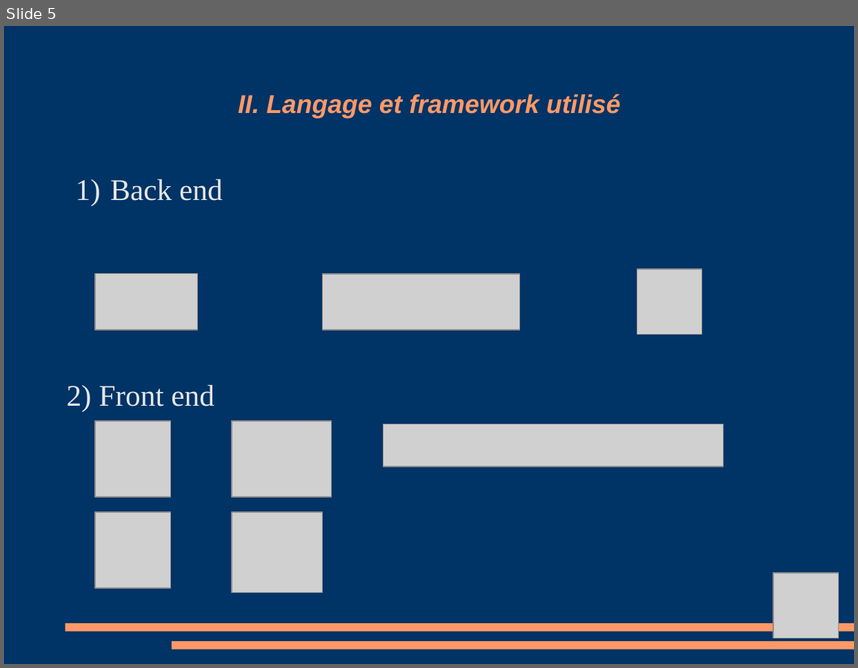
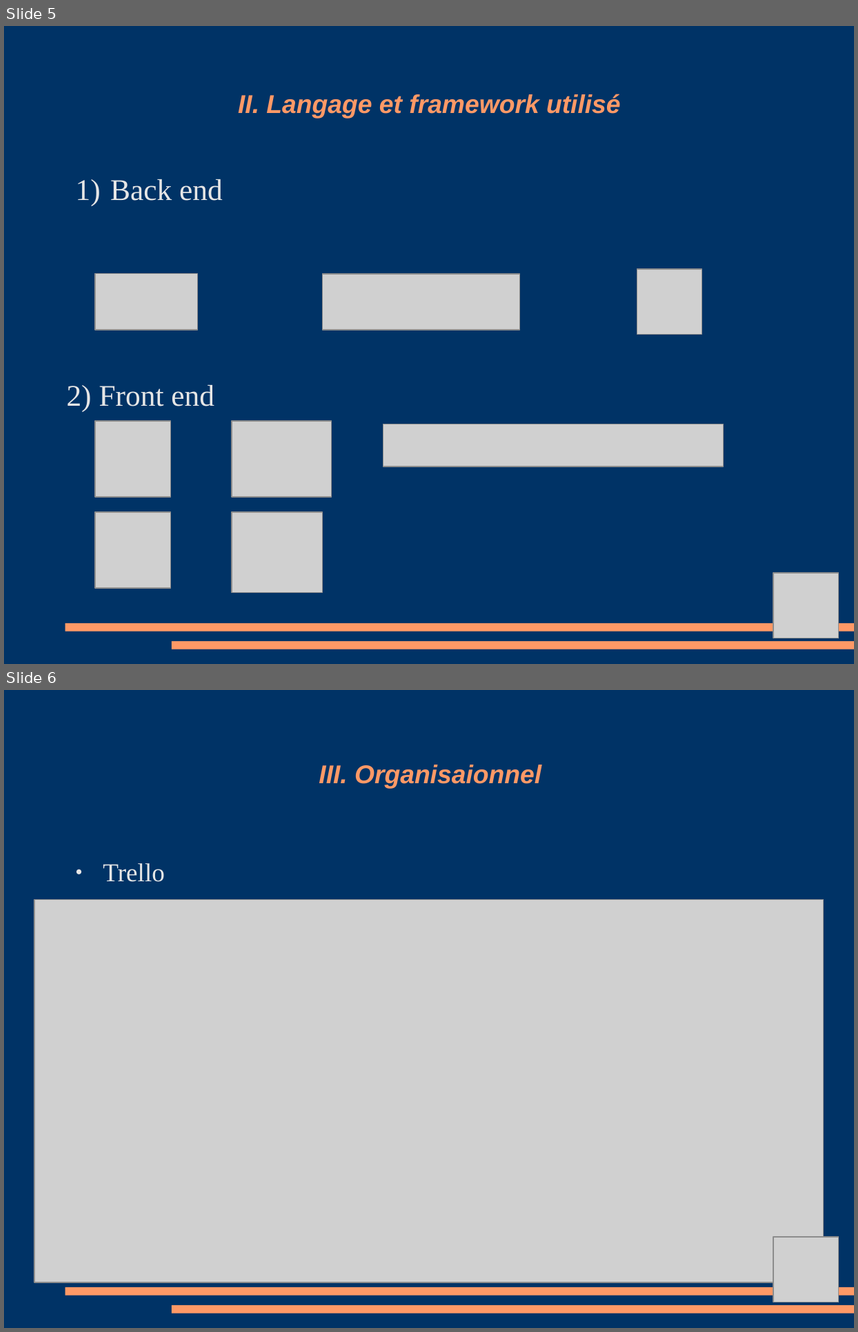
Before and after one commit to Amoun82/Librairy, a slide deck: Debut projet diplome/Projet Diapo.odp. Shown one above the other, each under a label of ours: slide 5 before the commit, slides 5 and 6 after it. The pictures are 858x668 and 858x1332 pixels, drawn with LibreOffice and Linux fonts; fonts in the diff are those of the drawing; grey boxes stand for pictures. Boxes give left, top, right and bottom in pixels: in the first picture for what was removed or moved away, otherwise in the second. Text is boxed around its words. In the diff, an @@ line names an element or a change of style, - is before the commit and + after.

```diff
--- a/Debut projet diplome/Projet Diapo.odp
+++ b/Debut projet diplome/Projet Diapo.odp
@@ slide 6 added at bbox=[4, 690, 854, 1328], background #003366; not listed: 2 template elements that a slide beside it also shows @@
@@ title added at bbox=[319, 765, 542, 789], 24 pt, text #FF9966, bold, italic @@
+III. Organisaionnel
@@ text added at bbox=[103, 863, 165, 882], 24 pt, text #E6E6E6 @@
+● Trello
@@ picture added at bbox=[34, 899, 824, 1281] @@
@@ picture added at bbox=[774, 1237, 840, 1303] @@
```
Also in this commit, not shown: 8 slides changed, 2 other slides added, 2 slides removed, 1 other file.
